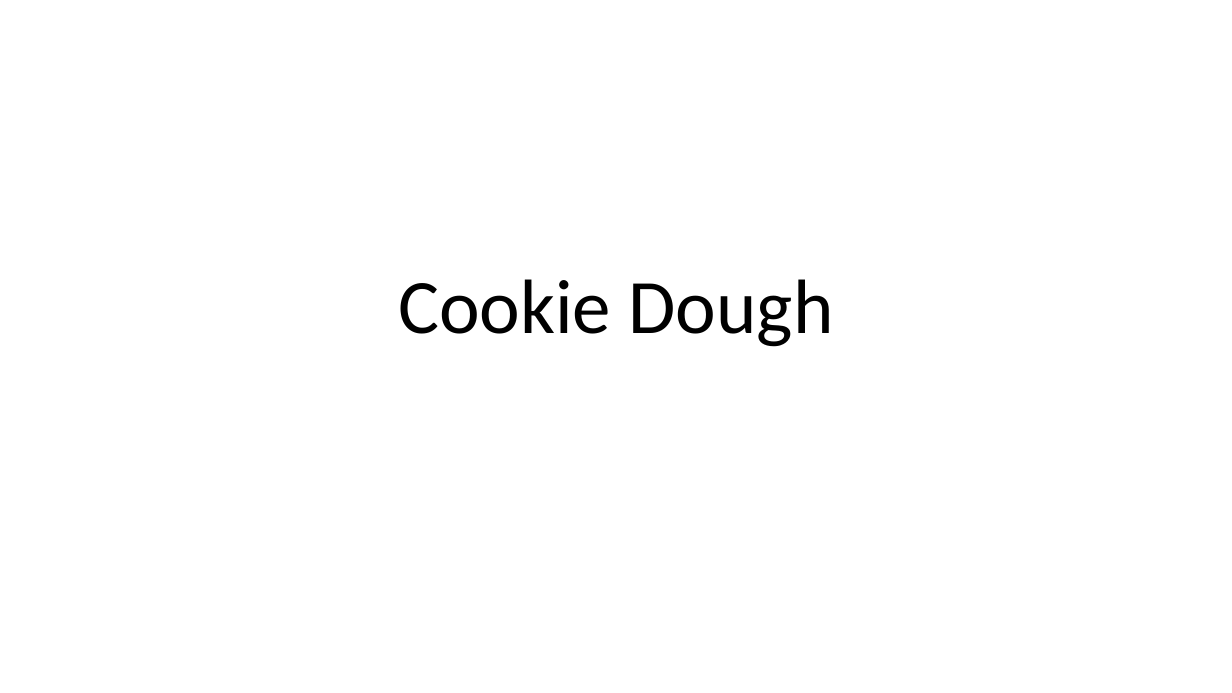
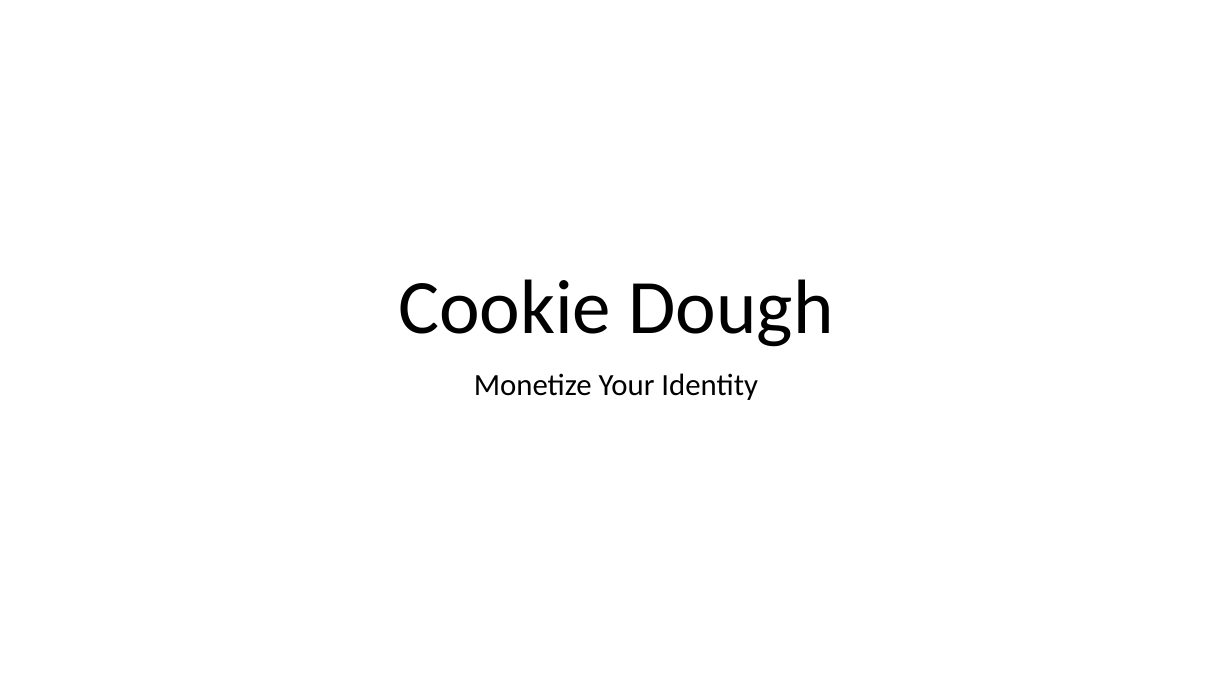
Before and after one commit to Excitingland/Cookie-Dough, a slide deck: slide 1 of Cookie Dough v0 draft.pptx. Drawn at 1232x693 pixels with LibreOffice and Linux fonts; fonts in the diff are those of the drawing. Boxes give left, top, right and bottom in pixels: in the first picture for what was removed or moved away, otherwise in the second. Text is boxed around its words. In the diff, an @@ line names an element or a change of style, - is before the commit and + after.

Commit message:
subtitle
added subtitle to first screen

```diff
--- a/Cookie Dough v0 draft.pptx
+++ b/Cookie Dough v0 draft.pptx
@@ subtitle added at [474, 373, 758, 400], 24 pt, text #000000 @@
+Monetize Your Identity
```
